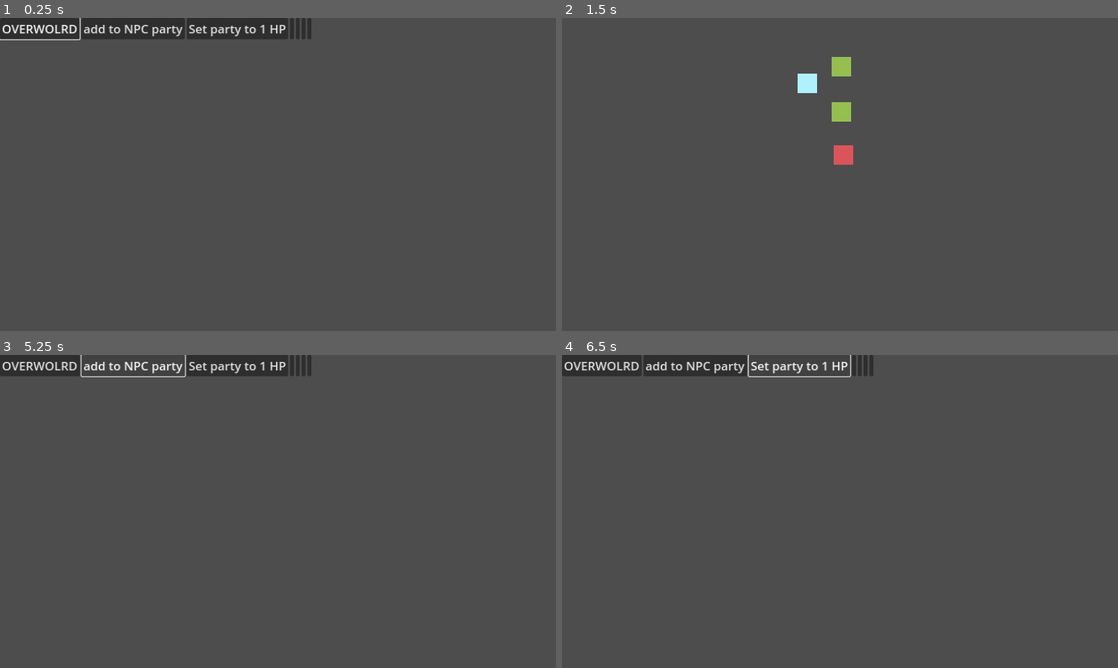
Above: before the commit, frames 1-4 (two rows, left to right).
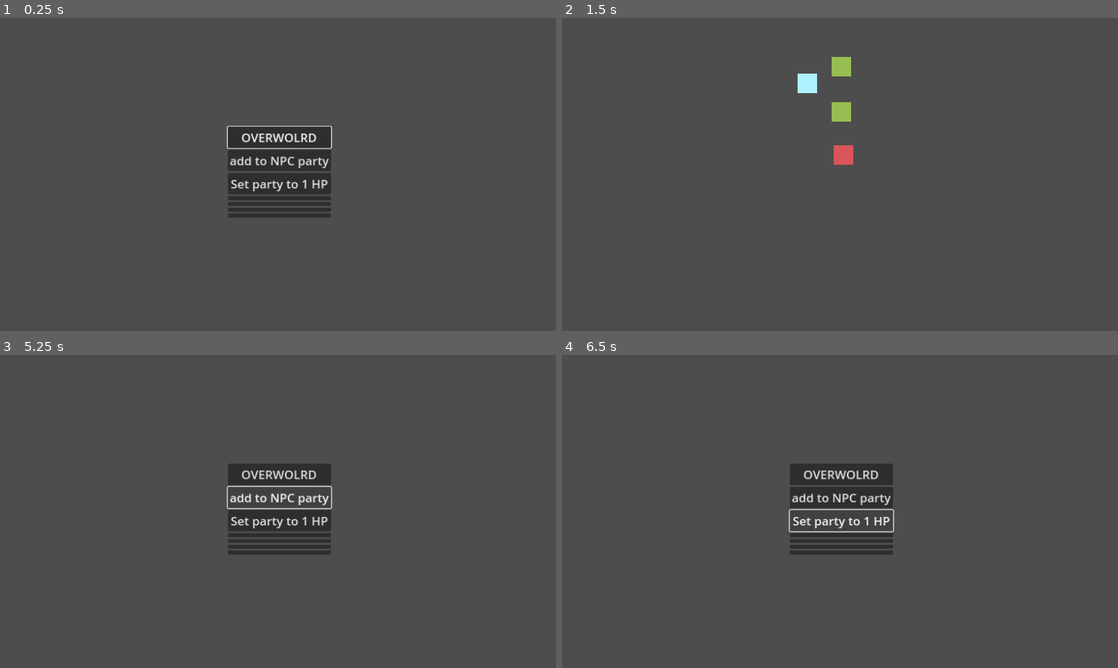
Above: after the commit, the same moments.

Repository: Where-is-my-input/Erratic-Seasons
Game: Godot game, scene res://game_scenes/n_2d_debug_scene.tscn
The game is run twice, just before and just after one commit, with the same random seed, the same clock (stepped at 60 frames per second) and the same inputs.
Inputs:
- Up to frame 1 (0.25 s): no input
- Up to frame 2 (1.5 s): click "OVERWOLRD" at 0.5 s; tap Enter at 1.25 s; hold D (right) from 1.28 s (still down)
- Up to frame 3 (5.25 s): release D (right) at 2.03 s; hold S (down) 2.03-2.78 s; hold D (right) 2.78-3.53 s; hold W (up) 3.53-4.28 s; tap Escape (reset) at 4.25, 4.9 s; hold A (left) 4.28-5 s; click "add to NPC party" at 5 s
- Up to frame 4 (6.5 s): click "Set party to 1 HP" at 5.75 s

The runs differ from the first frame. In frame 1, 7.7% of the frame differs, in the area x 0-60%, y 0-64%; in frame 2, nothing differs; in frame 3, 6.1%; in frame 4, 6.1%.

Commit message:
minigame loop

Diff:
--- a/UI/character_ui.gd
+++ b/UI/character_ui.gd
@@ -61,7 +61,9 @@
 		setDisabledAll(!turnActionAvailable)
 
 func revive():
+	print("UI revive ", character.HP)
 	updateUI(character.HP)
+	turnActionAvailable = true
 	setTurnDisabled()
 
 func dead():
--- a/characters/character.gd
+++ b/characters/character.gd
@@ -36,3 +36,4 @@
 func revive(value = 10):
 	HP = value
 	isDead = false
+	revived.emit()
--- a/game_scenes/n_2d_debug_scene.gd
+++ b/game_scenes/n_2d_debug_scene.gd
@@ -5,12 +5,6 @@
 # Called when the node enters the scene tree for the first time.
 func _ready():
 	button.grab_focus()
-
-
-# Called every frame. 'delta' is the elapsed time since the previous frame.
-func _process(delta):
-	pass
-
 
 func _on_button_pressed():
 	get_tree().change_scene_to_file("res://game_scenes/OverWorld/over_world.tscn")
--- a/game_scenes/n_2d_debug_scene.tscn
+++ b/game_scenes/n_2d_debug_scene.tscn
@@ -12,11 +12,16 @@
 anchors_preset = 15
 anchor_right = 1.0
 anchor_bottom = 1.0
+offset_left = 472.0
+offset_top = 225.0
+offset_right = 472.0
+offset_bottom = 225.0
 grow_horizontal = 2
 grow_vertical = 2
 
 [node name="BoxContainer" type="BoxContainer" parent="Container"]
 layout_mode = 2
+vertical = true
 
 [node name="Button" type="Button" parent="Container/BoxContainer"]
 layout_mode = 2
